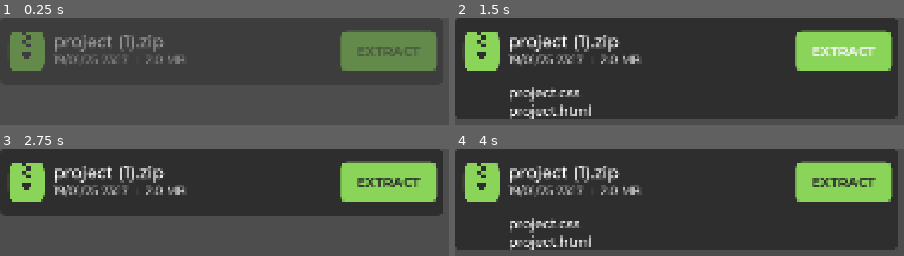
Above: before the commit, frames 1-4 (two rows, left to right).
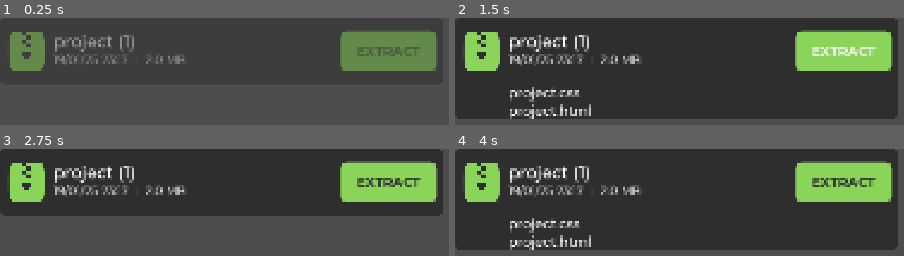
Above: after the commit, the same moments.

Repository: noor-shalaby/xtracta
Game: Godot game, scene res://src/file_button.tscn
Two runs of this game, one before a commit and one after it. Both use one fixed random seed, a clock stepped at 60 frames per second and the inputs below. This scene is started directly instead of the project's main scene.
Inputs (mouse positions are in pixels of both pictures, inside the frame that each line leads up to):
- Up to frame 1 (0.25 s): no input
- Up to frame 2 (1.5 s): click (675, 51) at 0.5 s; click "EXTRACT" at 1.25 s
- Up to frame 3 (2.75 s): click (220, 199) at 2 s
- Up to frame 4 (4 s): click "EXTRACT" at 2.75 s; click (675, 182) at 3.5 s

The runs differ from the first frame. In frame 1, 0.4% of the frame differs, in the area x 30-37%, y 15-32%; in frame 2, 0.5%; in frame 3, 0.5%; in frame 4, 0.5%.

Commit message:
fix bug: file button expands horizontally instead of clipping text if the file name is too big

Diff:
--- a/src/file_button.tscn
+++ b/src/file_button.tscn
@@ -99,7 +99,8 @@
 size_flags_vertical = 0
 theme_override_fonts/font = ExtResource("3_tysqo")
 theme_override_font_sizes/font_size = 40
-text = "project (1).zip"
+text = "project (1)"
+clip_text = true
 
 [node name="HBoxContainer" type="HBoxContainer" parent="MarginContainer/HBoxContainer/MarginContainer/VBoxContainer" unique_id=629656545]
 layout_mode = 2
